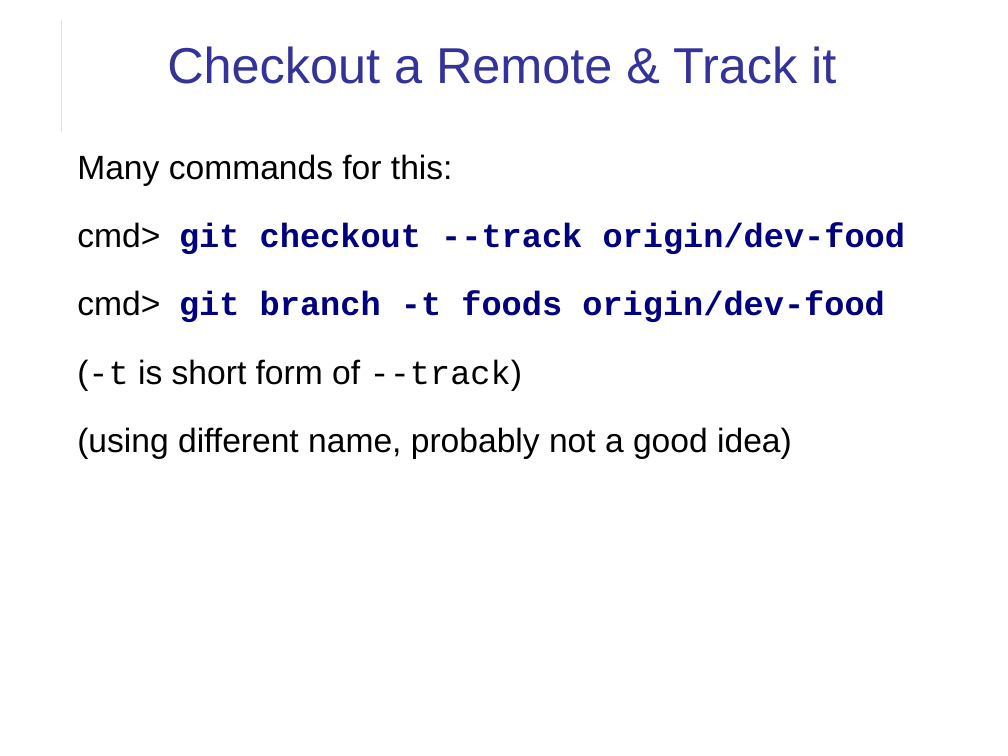
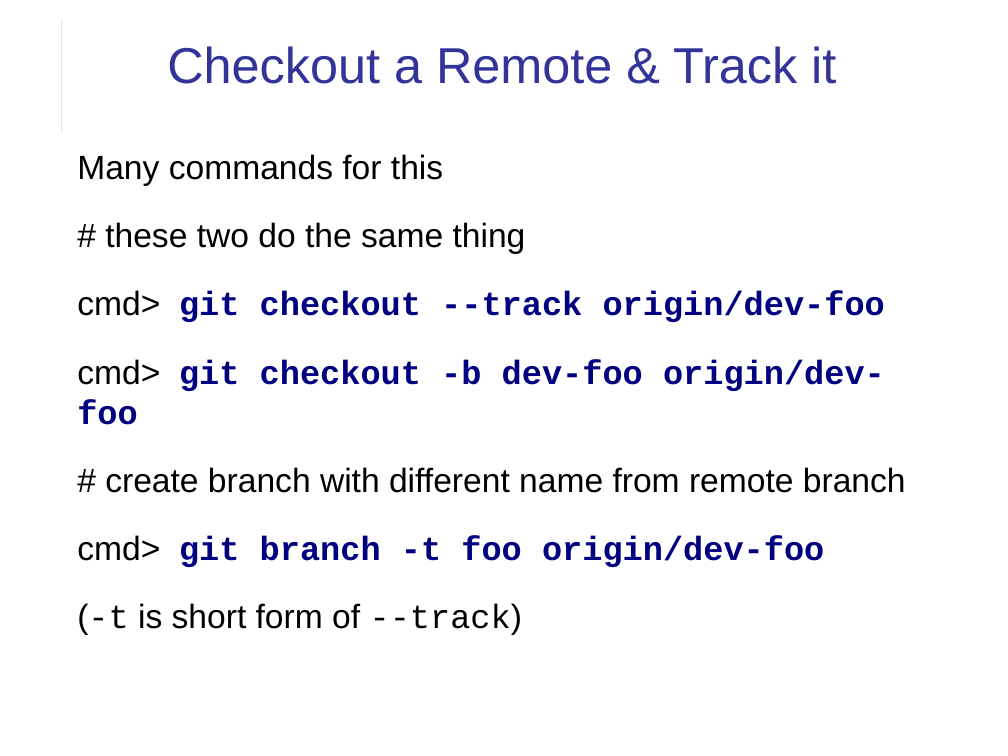
Before and after one commit to cpske/ISP, a slide deck: slide 22 of git/Git-Remotes.odp. Drawn at 1008x756 pixels with LibreOffice and Linux fonts; fonts in the diff are those of the drawing. Boxes give left, top, right and bottom in pixels: in the first picture for what was removed or moved away, otherwise in the second. Text is boxed around its words. In the diff, an @@ line names an element or a change of style, - is before the commit and + after.

```diff
--- a/git/Git-Remotes.odp
+++ b/git/Git-Remotes.odp
@@ text at [77, 154, 906, 567]: text changed; font Courier New to Arial; text colour #000080 to #000000; bold off @@
-Many commands for this:
-cmd> git checkout --track origin/dev-food
-cmd> git branch -t foods origin/dev-food
+Many commands for this
+# these two do the same thing
+cmd> git checkout --track origin/dev-foo
+cmd> git checkout -b dev-foo origin/dev-foo
+# create branch with different name from remote branch
+cmd> git branch -t foo origin/dev-foo
@@ text at [77, 427, 792, 459]: paragraph removed @@
-(using different name, probably not a good idea)
```
Also in this commit, not shown: 3 other slides changed, 10 other files.
